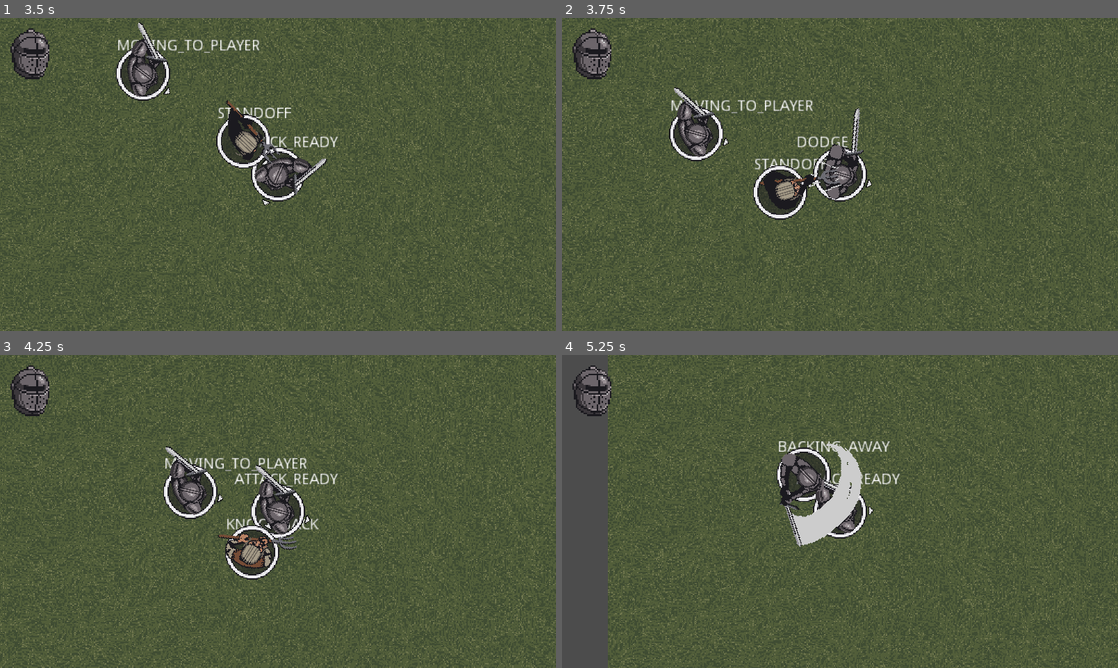
Above: before the commit, frames 1-4 (two rows, left to right).
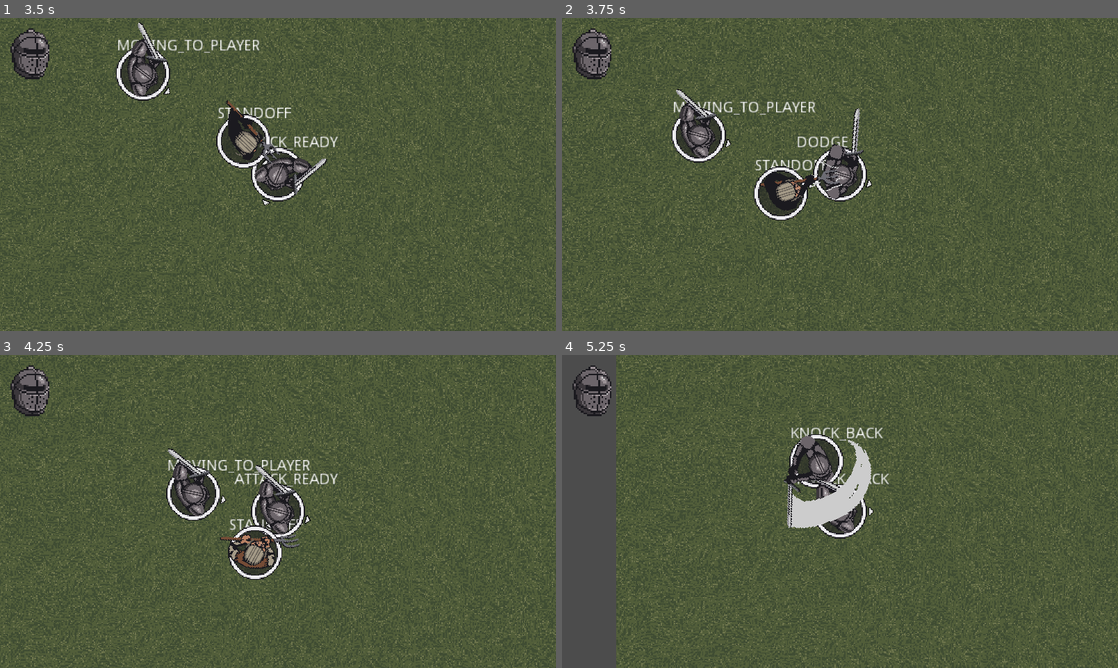
Above: after the commit, the same moments.

Repository: BGuerrero825/Slasher
Game: Godot game, scene res://Base.tscn
The game is run twice, just before and just after one commit, with the same random seed, the same clock (stepped at 60 frames per second) and the same inputs.
Inputs (mouse positions are in pixels of both pictures, inside the frame that each line leads up to):
- Up to frame 1 (3.5 s): move the mouse to (400, 158) at 0.52 s; hold D (move_right) 0.53-1.28 s; tap 5 (5) at 0.6, 1.35, 2.3, 3.05 s; move the mouse to (166, 190) at 1.27 s; hold S (move_down) 1.28-2.03 s; move the mouse to (333, 105) at 2.02 s; press the mouse at (333, 105) at 2.03 s; hold D (move_right) 2.03-2.78 s; move the mouse to (250, 237) at 2.77 s; release the mouse at (250, 237) at 2.78 s; hold Up (move_up) from 2.78 s (still down); right-click (250, 237) at 2.85 s
- Up to frame 2 (3.75 s): move the mouse to (1006, 221) at 3.52 s; release Up (move_up) at 3.53 s; hold A (move_left) from 3.53 s (still down); tap Space (dodge) at 3.6 s
- Up to frame 3 (4.25 s): keep holding A (move_left); tap 5 (5) at 3.8 s
- Up to frame 4 (5.25 s): move the mouse to (673, 464) at 4.27 s; tap 5 (5) at 4.35, 5.1 s; move the mouse to (867, 511) at 5.02 s; release A (move_left) at 5.03 s; hold S (move_down) from 5.03 s (still down)

Frame 1 is identical in both runs. In frame 2, 15% of the frame differs, in the area x 0-100%, y 0-100%; in frame 3, 15%; in frame 4, 16%, in the area x 8-100%, y 0-100%.

Commit message:
peasant lunge complete

Diff:
--- a/code/npc.gd
+++ b/code/npc.gd
@@ -9,6 +9,7 @@
 export var MOVE_DELAY_TIME := 0.5  # delay before moving after attacking
 export var KNOCKBACK_TIME := 0.1  # total time spent in knockback
 export var KNOCKBACK_STRENGTH := 40.0  # knockback strength
+export var LUNGE_SPEED := 50.0  # lunge speed
 
 export var DAMAGE := 10.0
 
@@ -25,6 +26,7 @@
 var current_damage := DAMAGE
 
 var velocity := Vector2()
+export var lunging := false  # INTERNAL USE ONLY
 
 
 func _on_hurtbox_damage_taken(amount):
@@ -45,13 +47,21 @@
 	attack_available = true
 
 
-func _on_move_delay_timer_timeout():
-	current_state = STANDOFF
-
-
 func _on_hitbox_area_entered(area):
 	area.take_damage(current_damage, self)
 
 
 func _on_knockback_timer_timeout():
 	current_state = STANDOFF
+
+
+func _on_AnimationPlayer_animation_finished(anim_name):
+	print("ANIMATION_FINISHED", anim_name)
+	current_state = STANDOFF
+	if anim_name == "Heavy":
+#		$timers/move_delay_timer.start(MOVE_DELAY_TIME)
+		$timers/cooldown_timer.start(ATTACK_COOLDOWN_TIME)
+
+
+#func _on_move_delay_timer_timeout():
+#	print("MOVE TIMER ENDED")
--- a/knight.gd
+++ b/knight.gd
@@ -18,8 +18,6 @@
 
 			if not $timers/cooldown_timer.time_left > 0:
 				$timers/cooldown_timer.start(ATTACK_COOLDOWN_TIME)
-			if not $timers/move_delay_timer.time_left > 0:
-				$timers/move_delay_timer.start(MOVE_DELAY_TIME)
 			attack_available = false
 
 		STANDOFF:  # attacking range
--- a/objects/npc.tscn
+++ b/objects/npc.tscn
@@ -36,10 +36,22 @@
 tracks/1/imported = false
 tracks/1/enabled = true
 tracks/1/keys = {
-"times": PoolRealArray( 0, 0.55, 0.7 ),
+"times": PoolRealArray( 0, 0.65, 0.7 ),
 "transitions": PoolRealArray( 1, 1, 1 ),
 "update": 1,
 "values": [ true, false, true ]
+}
+tracks/2/type = "value"
+tracks/2/path = NodePath(".:lunging")
+tracks/2/interp = 1
+tracks/2/loop_wrap = true
+tracks/2/imported = false
+tracks/2/enabled = true
+tracks/2/keys = {
+"times": PoolRealArray( 0, 0.5, 0.65 ),
+"transitions": PoolRealArray( 1, 1, 1 ),
+"update": 1,
+"values": [ false, true, false ]
 }
 
 [sub_resource type="CircleShape2D" id=5]
@@ -113,14 +125,13 @@
 [node name="attack_timer" type="Timer" parent="timers"]
 one_shot = true
 
-[node name="cooldown_timer" type="Timer" parent="timers"]
-one_shot = true
-
 [node name="move_delay_timer" type="Timer" parent="timers"]
 one_shot = true
 
 [node name="knockback_timer" type="Timer" parent="timers"]
 one_shot = true
+
+[node name="cooldown_timer" type="Timer" parent="timers"]
 
 [node name="range_ref" type="Area2D" parent="."]
 visible = false
@@ -134,7 +145,8 @@
 shape = SubResource( 6 )
 [connection signal="area_entered" from="center/hitbox" to="." method="_on_hitbox_area_entered"]
 [connection signal="damage_taken" from="hurtbox" to="." method="_on_hurtbox_damage_taken"]
+[connection signal="animation_finished" from="AnimationPlayer" to="." method="_on_AnimationPlayer_animation_finished"]
 [connection signal="timeout" from="timers/attack_timer" to="." method="_on_attack_timer_timeout"]
-[connection signal="timeout" from="timers/cooldown_timer" to="." method="_on_cooldown_timer_timeout"]
 [connection signal="timeout" from="timers/move_delay_timer" to="." method="_on_move_delay_timer_timeout"]
 [connection signal="timeout" from="timers/knockback_timer" to="." method="_on_knockback_timer_timeout"]
+[connection signal="timeout" from="timers/cooldown_timer" to="." method="_on_cooldown_timer_timeout"]
--- a/objects/peasant.gd
+++ b/objects/peasant.gd
@@ -2,6 +2,7 @@
 
 
 func _process(delta):
+
 	var player_pos = $"/root/Global".player.get_position()
 	var distance_to_player = position.distance_to(player_pos)
 
@@ -16,11 +17,14 @@
 			$debug_state.text = "ATTACKING"
 			$AnimationPlayer.play("Heavy")
 
-			if not $timers/cooldown_timer.time_left > 0:
-				$timers/cooldown_timer.start(ATTACK_COOLDOWN_TIME)
-			if not $timers/move_delay_timer.time_left > 0:
-				$timers/move_delay_timer.start(MOVE_DELAY_TIME)
+#			if not $timers/cooldown_timer.time_left > 0:
+#				$timers/cooldown_timer.start(ATTACK_COOLDOWN_TIME)
 			attack_available = false
+
+			if lunging:  # defined in animation
+				velocity.x = cos($center.rotation)
+				velocity.y = sin($center.rotation)
+				velocity = LUNGE_SPEED * velocity.normalized()
 
 		STANDOFF:  # attacking range
 			$debug_state.text = "STANDOFF"
--- a/objects/peasant.tscn
+++ b/objects/peasant.tscn
@@ -10,6 +10,7 @@
 [node name="peasant" instance=ExtResource( 1 )]
 script = ExtResource( 2 )
 speed = 50.0
+LUNGE_SPEED = 200.0
 
 [node name="character" parent="center" index="1"]
 texture = ExtResource( 5 )
